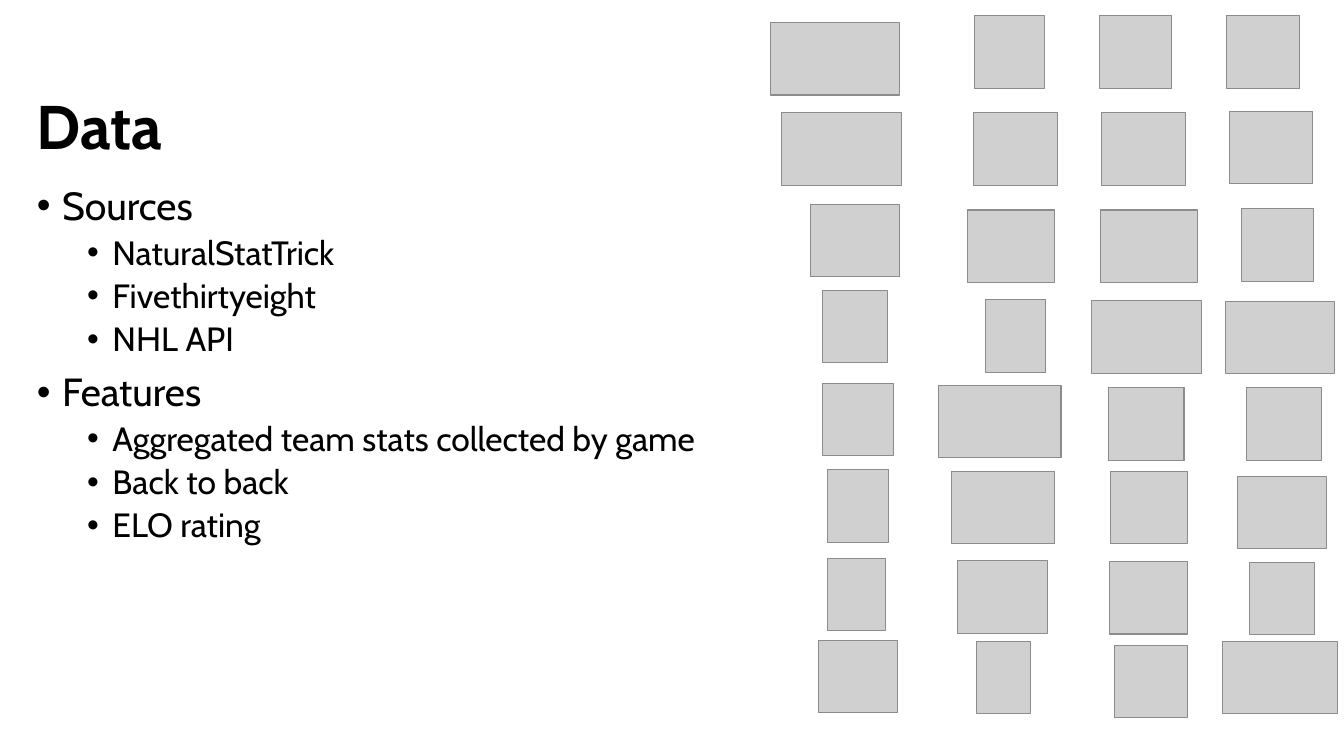
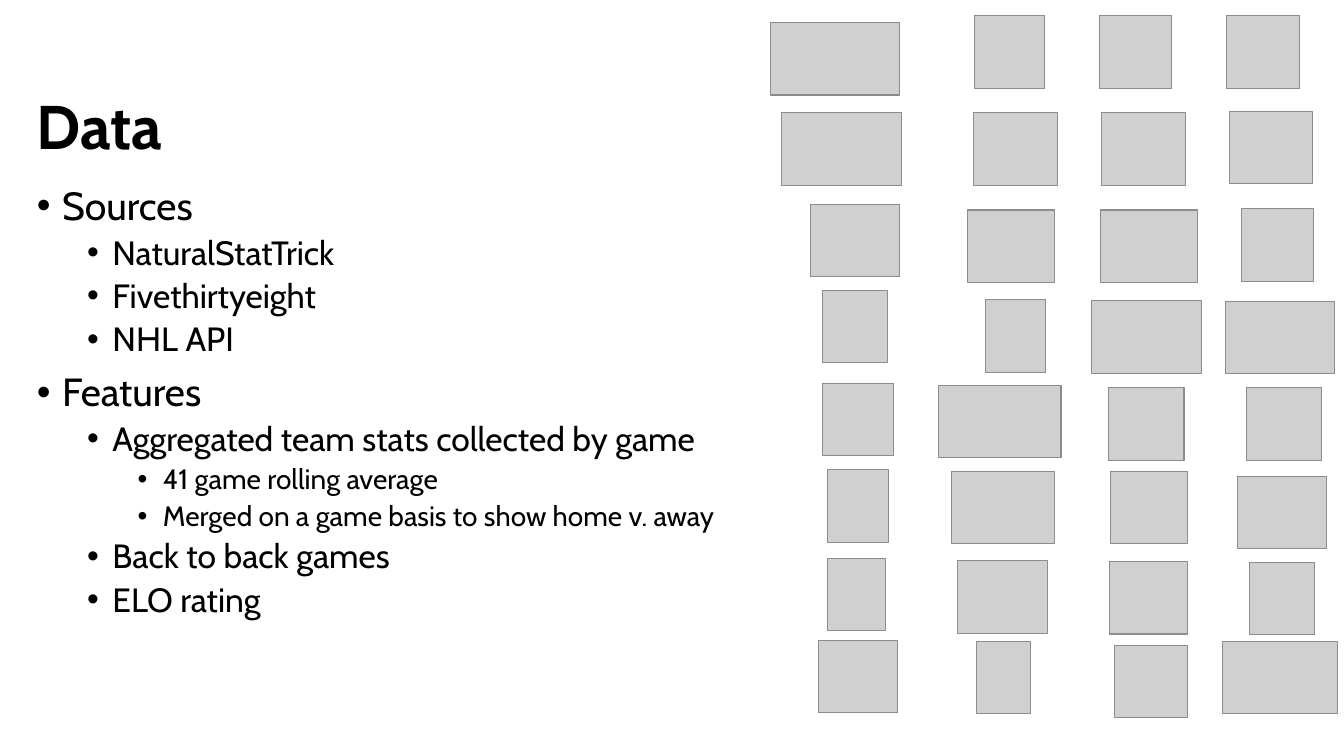
Before and after one commit to mattzirp/nhl_bets, a slide deck: slide 3 of project_deliverables/engineering_slides.pptx. Drawn at 1344x756 pixels with LibreOffice and Linux fonts; fonts in the diff are those of the drawing; grey boxes stand for pictures; background and template pictures are left out. Boxes give left, top, right and bottom in pixels: in the first picture for what was removed or moved away, otherwise in the second. Text is boxed around its words. In the diff, an @@ line names an element or a change of style, - is before the commit and + after.

```diff
--- a/project_deliverables/engineering_slides.pptx
+++ b/project_deliverables/engineering_slides.pptx
@@ text at box(112, 468, 714, 576): text changed; size 24 to 20 pt @@
-  • Back to back
+    • 41 game rolling average
+    • Merged on a game basis to show home v. away
+  • Back to back games
```
Also in this commit, not shown: 1 other slide changed.
